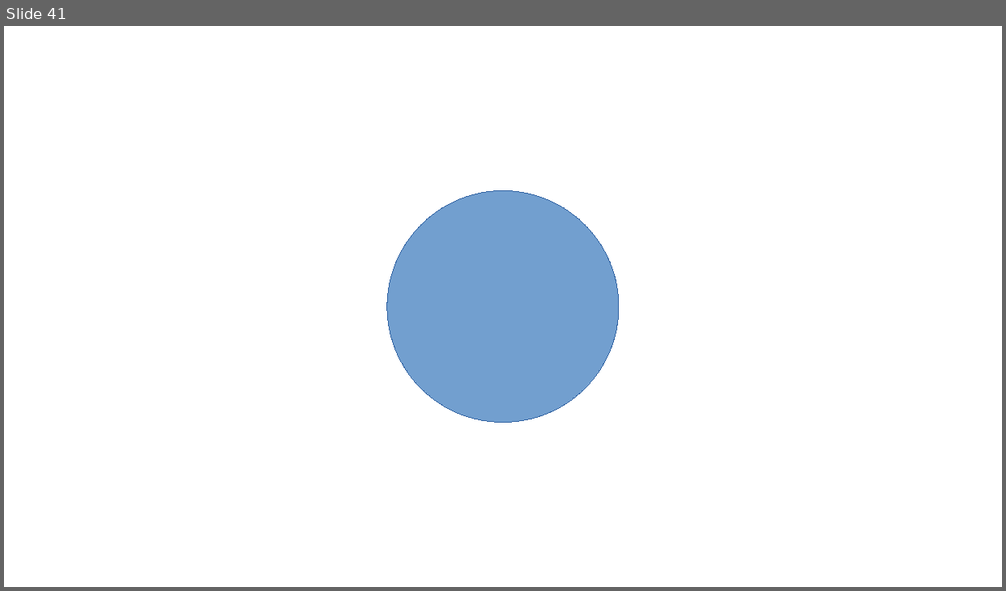
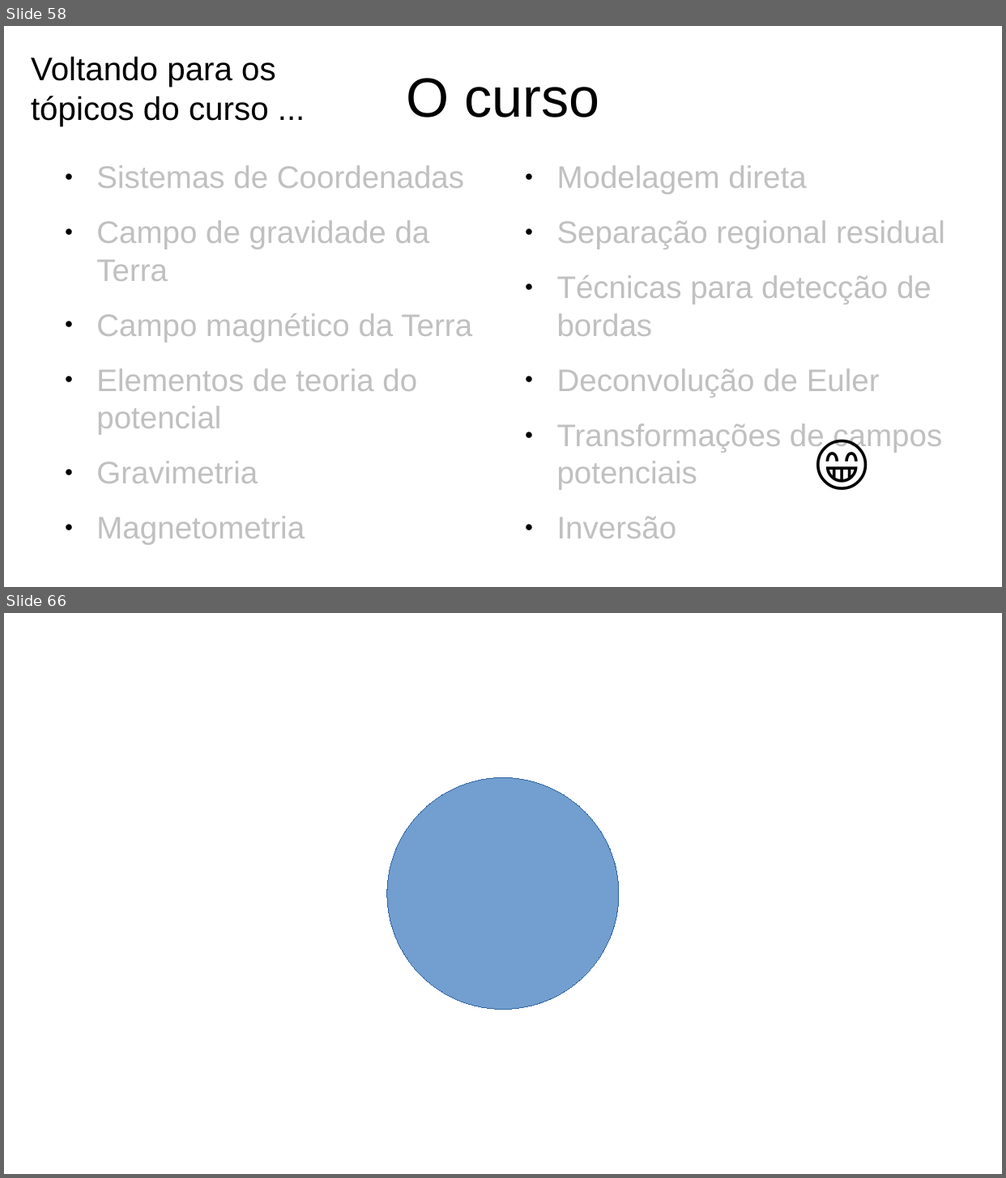
Before and after one commit to birocoles/Intro-grav-mag, a slide deck: slides/aula_1_1.odp. Shown one above the other, each under a label of ours: slide 41 before the commit, slides 58 and 66 after it; the slides between them are not shown. The pictures are 1006x591 and 1006x1178 pixels, drawn with LibreOffice and Linux fonts; fonts in the diff are those of the drawing. Boxes give left, top, right and bottom in pixels: in the first picture for what was removed or moved away, otherwise in the second. Text is boxed around its words. In the diff, an @@ line names an element or a change of style, - is before the commit and + after.

Commit message:
apresentacao do curso

```diff
--- a/slides/aula_1_1.odp
+++ b/slides/aula_1_1.odp
@@ slide 58 added at (4, 26, 1002, 587), background #FFFFFF @@
@@ text added at (31, 56, 276, 126), 26 pt, text #000000 @@
+Voltando para os tópicos do curso ...
@@ title added at (406, 78, 599, 118), 44 pt, text #000000 @@
+O curso
@@ text added at (96, 165, 472, 484), 24.8 pt, text #C0C0C0 @@
+● Sistemas de Coordenadas
+● Campo de gravidade da Terra
+● Campo magnético da Terra
+● Elementos de teoria do potencial
+● Gravimetria
+● Magnetometria
@@ text added at (557, 165, 945, 490), 24.8 pt, text #C0C0C0 @@
+● Modelagem direta
+● Separação regional residual
+● Técnicas para detecção de bordas
+● Deconvolução de Euler
+● Transformações de campos potenciais
+● Inversão
@@ text added at (807, 418, 911, 512), 48 pt, text #000000 @@
+😁
@@ what was slide 41 is now slide 66 @@
```
Also in this commit, not shown: 18 slides changed, 24 other slides added.
